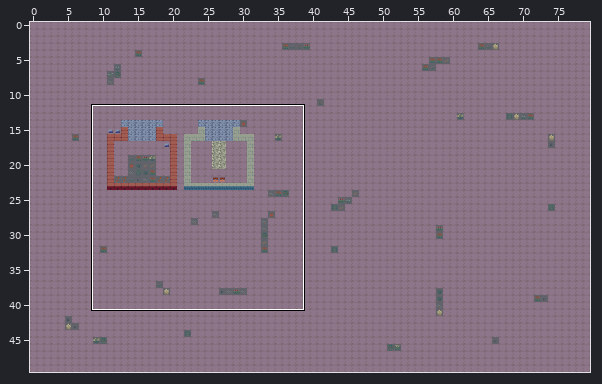
Two states of a Tiled map, Maps/startLocation.tmx. The first picture is a wide view before the edit; the outline marks the close-up.
Close-up. First the earlier version:
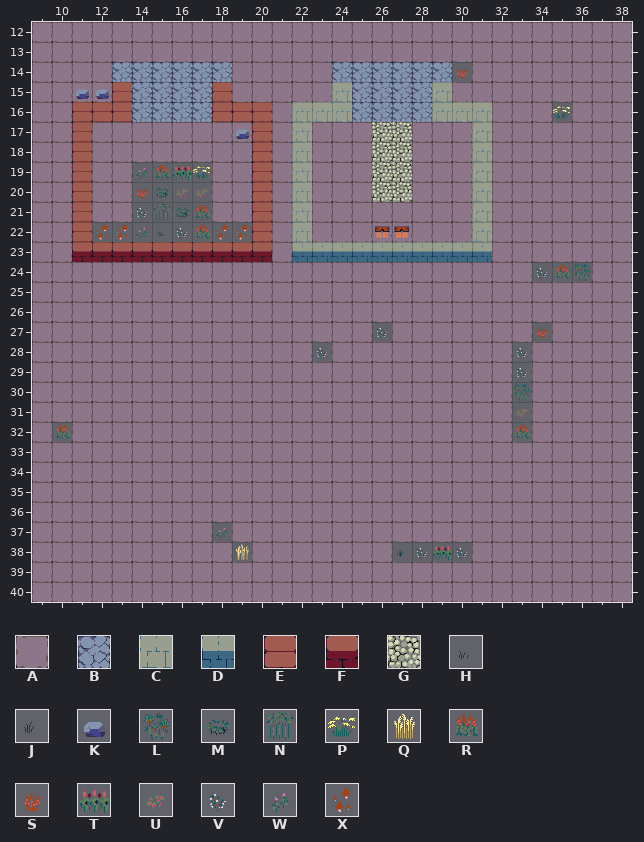
Cells are 32x32 px. Shown: x 9..38, y 12..40. The commit also changed other parts of the map, which this record leaves out.
Key: from "floorTile5": A 0, B 21, C 42, D 43, E 84, F 85, G 105, H 151, J 153, K 378, L 401, M 403, N 404, P 405, Q 406, R 408, S 409, T 411, U 412, V 413, W 414, X 420.
_ is an empty cell, # one hidden under a higher layer.
Layers that did not change in this view are not listed.
Layer "Ground" before, first column x 9:
12 AAAAAAAAAAAAAAAAAAAAAAAAAAAAAA
13 AAAAAAAAAAAAAAAAAAAAAAAAAAAAAA
14 AAAABBBBBBAAAAABBBBBBSAAAAAAAA
15 AAAA#BBBB#AAAAA#BBBB#AAAAAAAAA
16 AA###BBBB###A###BBBB###AAAPAAA
17 AA#AAAAAAAA#A#AAAGGAAA#AAAAAAA
18 AA#AAAAAAAA#A#AAAGGAAA#AAAAAAA
19 AA#AAWRTPAA#A#AAAGGAAA#AAAAAAA
20 AA#AASMUUAA#A#AAAGGAAA#AAAAAAA
21 AA#AAVNMRAA#A#AAAAAAAA#AAAAAAA
22 AA#XXWHVRXX#A#AAAAAAAA#AAAAAAA
23 AA##########A##########AAAAAAA
24 AAAAAAAAAAAAAAAAAAAAAAAAAVRLAA
25 AAAAAAAAAAAAAAAAAAAAAAAAAAAAAA
26 AAAAAAAAAAAAAAAAAAAAAAAAAAAAAA
27 AAAAAAAAAAAAAAAAAVAAAAAAASAAAA
28 AAAAAAAAAAAAAAVAAAAAAAAAVAAAAA
29 AAAAAAAAAAAAAAAAAAAAAAAAVAAAAA
30 AAAAAAAAAAAAAAAAAAAAAAAALAAAAA
31 AAAAAAAAAAAAAAAAAAAAAAAAUAAAAA
32 ARAAAAAAAAAAAAAAAAAAAAAARAAAAA
33 AAAAAAAAAAAAAAAAAAAAAAAAAAAAAA
34 AAAAAAAAAAAAAAAAAAAAAAAAAAAAAA
35 AAAAAAAAAAAAAAAAAAAAAAAAAAAAAA
36 AAAAAAAAAAAAAAAAAAAAAAAAAAAAAA
37 AAAAAAAAAWAAAAAAAAAAAAAAAAAAAA
38 AAAAAAAAAAQAAAAAAAJVTVAAAAAAAA
39 AAAAAAAAAAAAAAAAAAAAAAAAAAAAAA
40 AAAAAAAAAAAAAAAAAAAAAAAAAAAAAA
Layer "Walls" before, first column x 17:
12 __________________
13 __________________
14 __________________
15 _E_____C____C_____
16 _EEE_CCC____CCC___
17 __KE_C________C___
18 ___E_C________C___
19 ___E_C________C___
20 ___E_C________C___
21 ___E_C________C___
22 ___E_C________C___
23 FFFF_DDDDDDDDDD___
24 __________________
25 __________________
The same view after the edit:
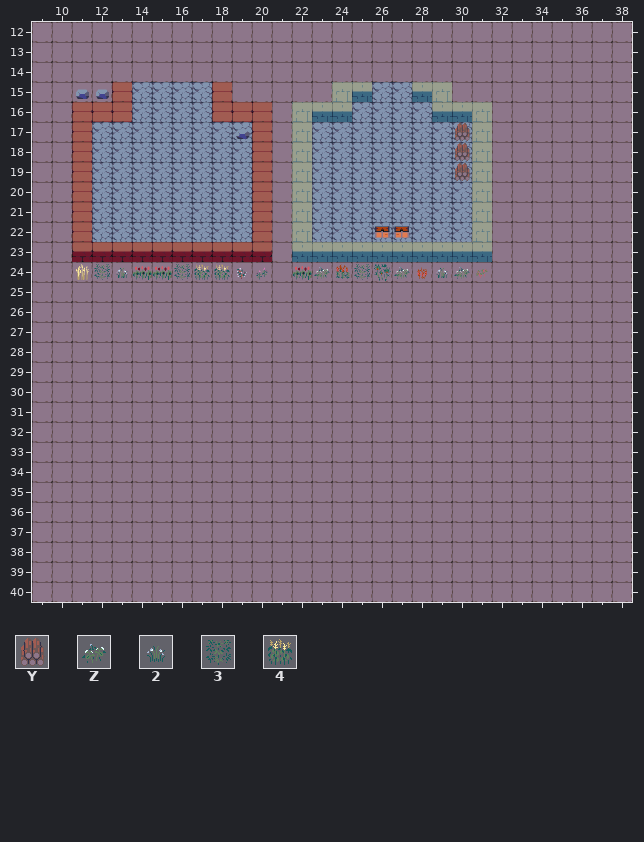
Further tiles: from "floorTile5": Y 363, Z 399, 2 400, 3 402, 4 407.
From old to new:
Layer "Ground":
Tile B gives way to one hidden under a higher layer in row 15 at x 25 and 28.
Tile B becomes tile A in row 14 at x 13 to 18 and 24 to 29.
Tile J becomes tile A in row 38 at x 27.
Tile L becomes tile A in row 24 at x 36; in row 30 at x 33.
Tile P becomes tile A in row 16 at x 35.
Tile Q becomes tile A in row 38 at x 19.
Tile R becomes tile A in row 24 at x 35; in row 32 at x 10 and 33.
Tile S becomes tile A in row 14 at x 30; in row 27 at x 34.
Tile T becomes tile A in row 38 at x 29.
Tile U becomes tile A in row 31 at x 33.
Tile V becomes tile A in row 24 at x 34; in row 27 at x 26; in row 28 at x 23 and 33; in row 29 at x 33; in row 38 at x 28 and 30.
Tile W becomes tile A in row 37 at x 18.
Tile A becomes tile B in rows 17 to 18 at x 12 to 19, 23 to 25 and 28 to 30; in rows 19 to 20 at x 12 to 13, 18 to 19, 23 to 25 and 28 to 30; in row 21 at x 12 to 13, 18 to 19 and 23 to 30; in row 22 at x 23 to 30.
Tile G becomes tile B in rows 17 to 20 at x 26 to 27.
Tile H becomes tile B in row 22 at x 15.
Tile M becomes tile B in row 20 at x 15; in row 21 at x 16.
Tile N becomes tile B in row 21 at x 15.
Tile P becomes tile B in row 19 at x 17.
Tile R becomes tile B in row 19 at x 15; in rows 21 to 22 at x 17.
Tile S becomes tile B in row 20 at x 14.
Tile T becomes tile B in row 19 at x 16.
Tile U becomes tile B in row 20 at x 16 to 17.
Tile V becomes tile B in row 21 at x 14; in row 22 at x 16.
Tile W becomes tile B in row 19 at x 14; in row 22 at x 14.
Tile X becomes tile B in row 22 at x 12 to 13 and 18 to 19.
Layer "Decorations":
The author put tile 2 in row 24 at x 13 and 29.
The author put tile 3 in row 24 at x 12, 16 and 25.
The author put tile 4 in row 24 at x 17 to 18.
The author put tile L in row 24 at x 26.
The author put tile Q in row 24 at x 11.
The author put tile R in row 24 at x 24.
The author put tile S in row 24 at x 28.
The author put tile T in row 24 at x 14 to 15 and 22.
The author put tile U in row 24 at x 31.
The author put tile V in row 24 at x 19.
The author put tile W in row 24 at x 20.
The author put tile Y in rows 17 to 19 at x 30.
The author put tile Z in row 24 at x 23, 27 and 30.
Layer "Walls":
Tile C becomes tile D in row 16 at x 23 to 24 and 29 to 30.
The author put tile D in row 15 at x 25 and 28.
